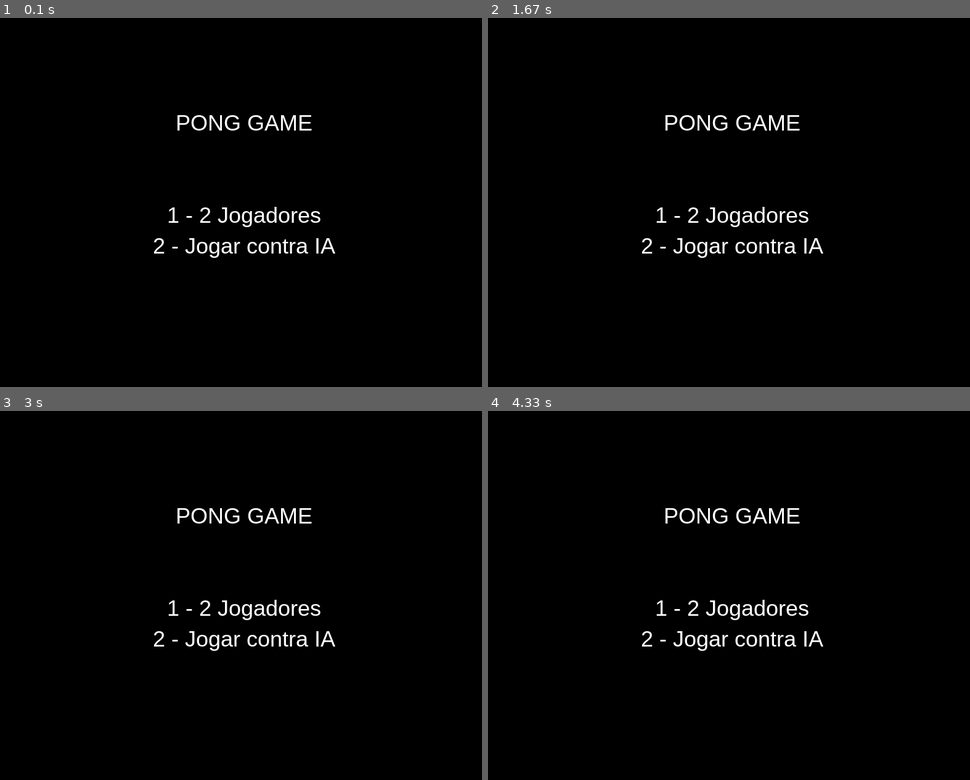
Above: before the commit, frames 1-4 (two rows, left to right).
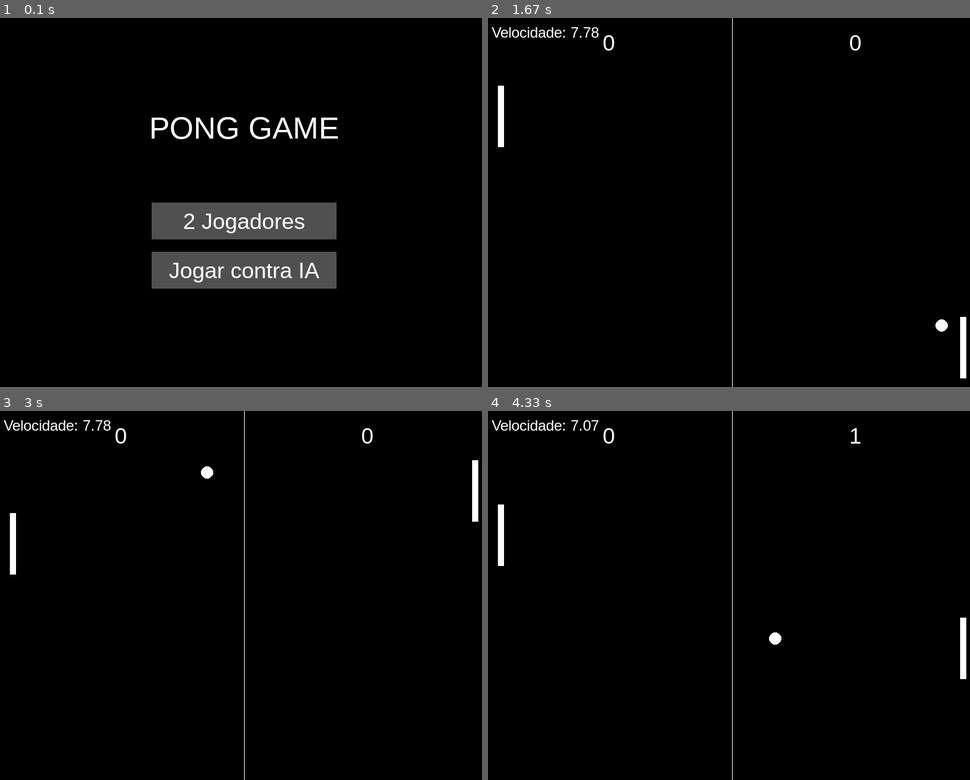
Above: after the commit, the same moments.

Repository: ManuelLourenco5/introducao_programacao_PYTHON
Game: pygame game, started from jogo_pong.py
Same seed, same stepped clock (60 frames per second), same inputs: the game is played once before the commit and once after it.
Inputs (mouse positions are in pixels of both pictures, inside the frame that each line leads up to):
- Up to frame 1 (0.1 s): no input
- Up to frame 2 (1.67 s): click (733, 268) at 0.38 s, where only the run after the commit has a clickable "Jogar contra IA"; hold W 0.67-1.13 s; hold S 1.17-1.47 s; hold W from 1.5 s (still down)
- Up to frame 3 (3 s): release W at 1.87 s; hold S 1.9-2.27 s; hold W 2.3-2.6 s; hold S 2.63-2.93 s; hold W from 2.97 s (still down)
- Up to frame 4 (4.33 s): release W at 3.33 s; hold S 3.37-3.73 s; hold W 3.77-4.07 s; hold S from 4.1 s (still down)

The runs differ from the first frame. In frame 1, 9.1% of the frame differs, in the area x 31-71%, y 26-74%; in frame 2, 2.3%; in frame 3, 2.3%; in frame 4, 2.3%.

Commit message:
joguinhos 2

Diff:
--- a/jogo_pong.py
+++ b/jogo_pong.py
@@ -14,6 +14,9 @@
 # Cores
 PRETO = (0, 0, 0)
 BRANCO = (255, 255, 255)
+CINZA = (80, 80, 80)
+VERDE = (0, 255, 0)
+VERMELHO = (255, 0, 0)
 
 # FPS
 clock = pygame.time.Clock()
@@ -22,22 +25,22 @@
 # Raquetes
 raquete_largura = 10
 raquete_altura = 100
-raquete_velocidade = 7  # Jogador e IA usam esta velocidade
+raquete_velocidade = 7
 
 # Bola
 bola = pygame.Rect(LARGURA//2 - 10, ALTURA//2 - 10, 20, 20)
 bola_vel_x = 5
 bola_vel_y = 5
-bola_vel_aumento = 0.5  # aumento progressivo
-vel_max = 30  # LIMITE DE VELOCIDADE DA BOLA
+bola_vel_aumento = 0.5
+vel_max = 30
 
 # Pontuação
 pontos1 = 0
 pontos2 = 0
 fonte = pygame.font.SysFont("Arial", 36)
-fonte_vel = pygame.font.SysFont("Arial", 24)  # Fonte para velocidade
+fonte_vel = pygame.font.SysFont("Arial", 24)
 
-# Função para desenhar tudo
+# Desenhar tudo
 def desenhar_tela(raquete1, raquete2, bola, pontos1, pontos2, bola_vel_x, bola_vel_y):
     TELA.fill(PRETO)
     pygame.draw.rect(TELA, BRANCO, raquete1)
@@ -50,36 +53,46 @@
     TELA.blit(texto1, (LARGURA//4 - texto1.get_width()//2, 20))
     TELA.blit(texto2, (3*LARGURA//4 - texto2.get_width()//2, 20))
 
-    # Velocidade atual
     velocidade_atual = math.sqrt(bola_vel_x**2 + bola_vel_y**2)
     texto_vel = fonte_vel.render(f"Velocidade: {velocidade_atual:.2f}", True, BRANCO)
     TELA.blit(texto_vel, (10, 10))
 
     pygame.display.flip()
 
-# Função para mostrar menu inicial
+# Menu inicial interativo com mouse
 def menu_inicial():
+    fonte_grande = pygame.font.SysFont("Arial", 50)
+    fonte_botao = pygame.font.SysFont("Arial", 36)
+
+    botao_2jog = pygame.Rect(LARGURA//2 - 150, 300, 300, 60)
+    botao_ia = pygame.Rect(LARGURA//2 - 150, 380, 300, 60)
+
     while True:
         TELA.fill(PRETO)
-        titulo = fonte.render("PONG GAME", True, BRANCO)
-        opc1 = fonte.render("1 - 2 Jogadores", True, BRANCO)
-        opc2 = fonte.render("2 - Jogar contra IA", True, BRANCO)
+        titulo = fonte_grande.render("PONG GAME", True, BRANCO)
         TELA.blit(titulo, (LARGURA//2 - titulo.get_width()//2, 150))
-        TELA.blit(opc1, (LARGURA//2 - opc1.get_width()//2, 300))
-        TELA.blit(opc2, (LARGURA//2 - opc2.get_width()//2, 350))
+
+        pygame.draw.rect(TELA, CINZA, botao_2jog)
+        pygame.draw.rect(TELA, CINZA, botao_ia)
+
+        txt_2jog = fonte_botao.render("2 Jogadores", True, BRANCO)
+        txt_ia = fonte_botao.render("Jogar contra IA", True, BRANCO)
+        TELA.blit(txt_2jog, (botao_2jog.centerx - txt_2jog.get_width()//2, botao_2jog.centery - txt_2jog.get_height()//2))
+        TELA.blit(txt_ia, (botao_ia.centerx - txt_ia.get_width()//2, botao_ia.centery - txt_ia.get_height()//2))
+
         pygame.display.flip()
 
         for evento in pygame.event.get():
             if evento.type == pygame.QUIT:
                 pygame.quit()
                 sys.exit()
-            if evento.type == pygame.KEYDOWN:
-                if evento.key == pygame.K_1:
+            if evento.type == pygame.MOUSEBUTTONDOWN:
+                if botao_2jog.collidepoint(evento.pos):
                     return "2jogadores"
-                if evento.key == pygame.K_2:
+                if botao_ia.collidepoint(evento.pos):
                     return "IA"
 
-# Função para reiniciar a bola
+# Reiniciar a bola no centro
 def reset_bola(direcao=1):
     global bola_vel_x, bola_vel_y
     bola.center = (LARGURA//2, ALTURA//2)
@@ -89,7 +102,6 @@
 # Menu inicial
 modo = menu_inicial()
 
-# Posições iniciais das raquetes
 raquete1 = pygame.Rect(20, ALTURA//2 - raquete_altura//2, raquete_largura, raquete_altura)
 raquete2 = pygame.Rect(LARGURA - 30, ALTURA//2 - raquete_altura//2, raquete_largura, raquete_altura)
 
@@ -97,62 +109,48 @@
 while True:
     clock.tick(FPS)
 
-    # Eventos
     for evento in pygame.event.get():
         if evento.type == pygame.QUIT:
             pygame.quit()
             sys.exit()
 
-    # Controles jogador
     teclas = pygame.key.get_pressed()
     if teclas[pygame.K_w] and raquete1.top > 0:
         raquete1.y -= raquete_velocidade
     if teclas[pygame.K_s] and raquete1.bottom < ALTURA:
         raquete1.y += raquete_velocidade
 
-    # Movimento da IA / Jogador 2
     if modo == "2jogadores":
         if teclas[pygame.K_UP] and raquete2.top > 0:
             raquete2.y -= raquete_velocidade
         if teclas[pygame.K_DOWN] and raquete2.bottom < ALTURA:
             raquete2.y += raquete_velocidade
     else:
-        # IA com atraso e erro — rápida como o jogador
         erro_da_ia = 25
         alvo = bola.centery + erro_da_ia
-
         if alvo > raquete2.centery:
             raquete2.y += raquete_velocidade
         elif alvo < raquete2.centery:
             raquete2.y -= raquete_velocidade
 
-    # Garantir que as raquetes ficam dentro do ecrã
     raquete1.clamp_ip(pygame.Rect(0, 0, LARGURA, ALTURA))
     raquete2.clamp_ip(pygame.Rect(0, 0, LARGURA, ALTURA))
 
-    # Movimento da bola
     bola.x += bola_vel_x
     bola.y += bola_vel_y
 
-    # Colisão com raquetes
-    # se colidir, ajusta posição para fora da raquete (evita embebimento) e inverte x
     if bola.colliderect(raquete1):
-        # coloca bola à direita da raquete1
         bola.left = raquete1.right
         bola_vel_x *= -1
-        # aumenta velocidade
         bola_vel_x += bola_vel_aumento if bola_vel_x > 0 else -bola_vel_aumento
         bola_vel_y += bola_vel_aumento if bola_vel_y > 0 else -bola_vel_aumento
 
     if bola.colliderect(raquete2):
-        # coloca bola à esquerda da raquete2
         bola.right = raquete2.left
         bola_vel_x *= -1
-        # aumenta velocidade
         bola_vel_x += bola_vel_aumento if bola_vel_x > 0 else -bola_vel_aumento
         bola_vel_y += bola_vel_aumento if bola_vel_y > 0 else -bola_vel_aumento
 
-    # Colisão com topo e base: corrige posição e inverte y
     if bola.top < 0:
         bola.top = 0
         bola_vel_y *= -1
@@ -160,14 +158,13 @@
         bola.bottom = ALTURA
         bola_vel_y *= -1
 
-    # **Limite de velocidade aplicado ao vector total**
     vel_total = math.sqrt(bola_vel_x**2 + bola_vel_y**2)
     if vel_total > vel_max:
         fator = vel_max / vel_total
         bola_vel_x *= fator
         bola_vel_y *= fator
 
-    # Pontuação (após correcções — garante que bola não está fora do ecrã ao marcar)
+    # Pontuação continua — sem pausar
     if bola.left <= 0:
         pontos2 += 1
         reset_bola(direcao=1)
--- /dev/null
+++ b/jogo_snake.py
@@ -0,0 +1,131 @@
+import pygame
+import sys
+import random
+
+# Inicializa o Pygame
+pygame.init()
+
+# Constantes da tela
+LARGURA = 600
+ALTURA = 400
+TELA = pygame.display.set_mode((LARGURA, ALTURA))
+pygame.display.set_caption("Snake Game")
+
+# Cores
+PRETO = (0, 0, 0)
+VERDE = (0, 255, 0)
+VERMELHO = (255, 0, 0)
+BRANCO = (255, 255, 255)
+CINZA = (80, 80, 80)
+
+# Tamanho dos blocos
+TAMANHO_BLOCO = 20
+
+# Relógio e velocidade
+clock = pygame.time.Clock()
+velocidade = 10
+
+def gerar_fruta():
+    x = random.randint(0, (LARGURA // TAMANHO_BLOCO) - 1) * TAMANHO_BLOCO
+    y = random.randint(0, (ALTURA // TAMANHO_BLOCO) - 1) * TAMANHO_BLOCO
+    return [x, y]
+
+def mostrar_pontuacao(pontuacao):
+    fonte = pygame.font.SysFont('arial', 24)
+    texto = fonte.render(f'Pontuação: {pontuacao}', True, BRANCO)
+    TELA.blit(texto, (10, 10))
+
+def game_over(pontuacao):
+    fonte_grande = pygame.font.SysFont('arial', 40)
+    fonte_pequena = pygame.font.SysFont('arial', 28)
+
+    # Botões
+    botao_reiniciar = pygame.Rect(LARGURA//2 - 120, 230, 240, 45)
+    botao_sair = pygame.Rect(LARGURA//2 - 120, 290, 240, 45)
+
+    while True:
+        TELA.fill(PRETO)
+
+        texto1 = fonte_grande.render("PERDESTE!", True, VERMELHO)
+        texto2 = fonte_pequena.render(f"Pontuação: {pontuacao}", True, BRANCO)
+        TELA.blit(texto1, (LARGURA//2 - texto1.get_width()//2, 120))
+        TELA.blit(texto2, (LARGURA//2 - texto2.get_width()//2, 170))
+
+        # Botão Reiniciar
+        pygame.draw.rect(TELA, CINZA, botao_reiniciar)
+        txt_reiniciar = fonte_pequena.render("Jogar de Novo", True, BRANCO)
+        TELA.blit(txt_reiniciar, (botao_reiniciar.centerx - txt_reiniciar.get_width()//2,
+                                  botao_reiniciar.centery - txt_reiniciar.get_height()//2))
+
+        # Botão Sair
+        pygame.draw.rect(TELA, CINZA, botao_sair)
+        txt_sair = fonte_pequena.render("Sair", True, BRANCO)
+        TELA.blit(txt_sair, (botao_sair.centerx - txt_sair.get_width()//2,
+                             botao_sair.centery - txt_sair.get_height()//2))
+
+        pygame.display.flip()
+
+        for evento in pygame.event.get():
+            if evento.type == pygame.QUIT:
+                pygame.quit()
+                sys.exit()
+            if evento.type == pygame.MOUSEBUTTONDOWN:
+                if botao_reiniciar.collidepoint(evento.pos):
+                    return
+                if botao_sair.collidepoint(evento.pos):
+                    pygame.quit()
+                    sys.exit()
+
+while True:
+    cobra = [[100, 100]]
+    direcao = 'DIREITA'
+    fruta = gerar_fruta()
+    pontuacao = 0
+
+    while True:
+        clock.tick(velocidade)
+
+        for evento in pygame.event.get():
+            if evento.type == pygame.QUIT:
+                pygame.quit()
+                sys.exit()
+            elif evento.type == pygame.KEYDOWN:
+                if evento.key == pygame.K_UP and direcao != 'BAIXO':
+                    direcao = 'CIMA'
+                elif evento.key == pygame.K_DOWN and direcao != 'CIMA':
+                    direcao = 'BAIXO'
+                elif evento.key == pygame.K_LEFT and direcao != 'DIREITA':
+                    direcao = 'ESQUERDA'
+                elif evento.key == pygame.K_RIGHT and direcao != 'ESQUERDA':
+                    direcao = 'DIREITA'
+
+        x, y = cobra[0]
+        if direcao == 'CIMA':
+            y -= TAMANHO_BLOCO
+        elif direcao == 'BAIXO':
+            y += TAMANHO_BLOCO
+        elif direcao == 'ESQUERDA':
+            x -= TAMANHO_BLOCO
+        elif direcao == 'DIREITA':
+            x += TAMANHO_BLOCO
+
+        nova_cabeca = [x, y]
+        cobra.insert(0, nova_cabeca)
+
+        if nova_cabeca == fruta:
+            pontuacao += 1
+            fruta = gerar_fruta()
+        else:
+            cobra.pop()
+
+        if x < 0 or x >= LARGURA or y < 0 or y >= ALTURA or nova_cabeca in cobra[1:]:
+            break
+
+        TELA.fill(PRETO)
+        for segmento in cobra:
+            pygame.draw.rect(TELA, VERDE, pygame.Rect(segmento[0], segmento[1], TAMANHO_BLOCO, TAMANHO_BLOCO))
+        pygame.draw.rect(TELA, VERMELHO, pygame.Rect(fruta[0], fruta[1], TAMANHO_BLOCO, TAMANHO_BLOCO))
+        mostrar_pontuacao(pontuacao)
+        pygame.display.flip()
+
+    game_over(pontuacao)
